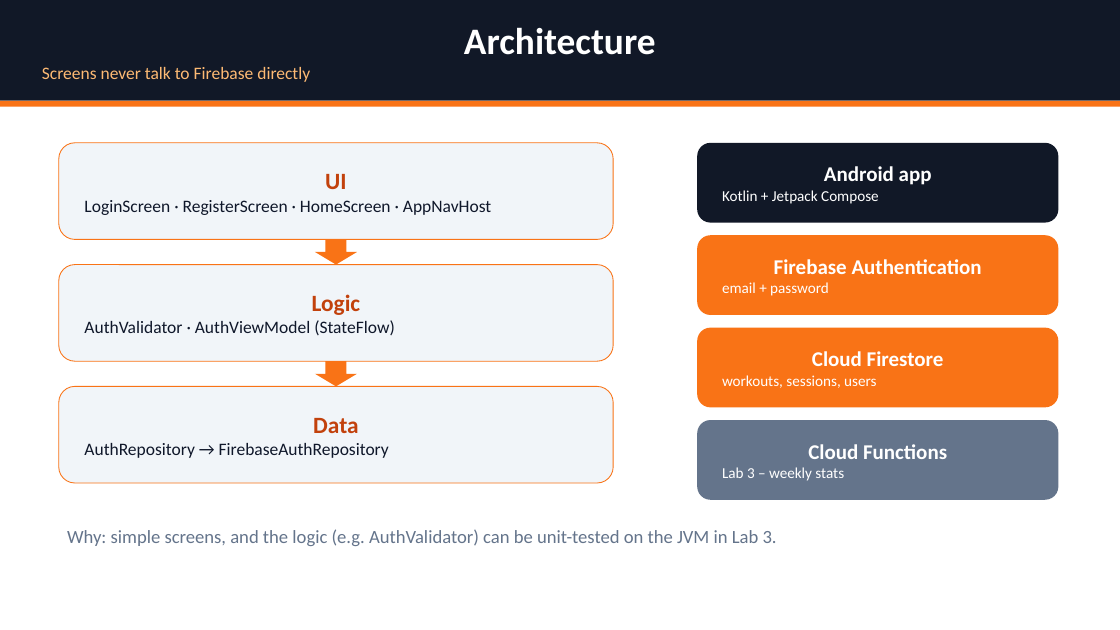
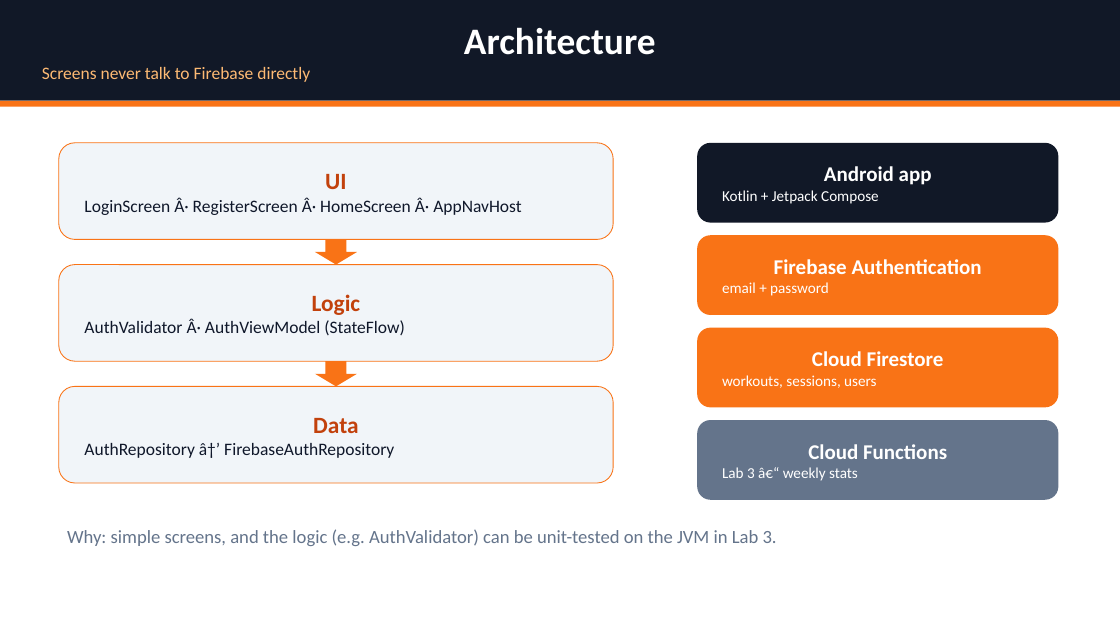
Before and after one commit to Ozodiy/gymbuddy-app, a slide deck: slide 7 of docs/presentation/GymBuddy_Lab1_Presentation.pptx (slide 8 before the commit). Drawn at 1120x630 pixels with LibreOffice and Linux fonts; fonts in the diff are those of the drawing. Boxes give left, top, right and bottom in pixels: in the first picture for what was removed or moved away, otherwise in the second. Text is boxed around its words. In the diff, an @@ line names an element or a change of style, - is before the commit and + after.

```diff
--- a/docs/presentation/GymBuddy_Lab1_Presentation.pptx
+++ b/docs/presentation/GymBuddy_Lab1_Presentation.pptx
@@ text in rounded rectangle at bbox=[84, 197, 521, 215]: text changed @@
-LoginScreen · RegisterScreen · HomeScreen · AppNavHost
+LoginScreen Â· RegisterScreen Â· HomeScreen Â· AppNavHost
@@ text in rounded rectangle at bbox=[84, 319, 405, 335]: text changed @@
-AuthValidator · AuthViewModel (StateFlow)
+AuthValidator Â· AuthViewModel (StateFlow)
@@ text in rounded rectangle at bbox=[84, 443, 394, 458]: text changed @@
-AuthRepository → FirebaseAuthRepository
+AuthRepository â†’ FirebaseAuthRepository
@@ text in rounded rectangle at bbox=[722, 467, 858, 481]: text changed @@
-Lab 3 – weekly stats
+Lab 3 â€“ weekly stats
```
Also in this commit, not shown: 12 other slides changed, 2 slides removed, 7 other files.
